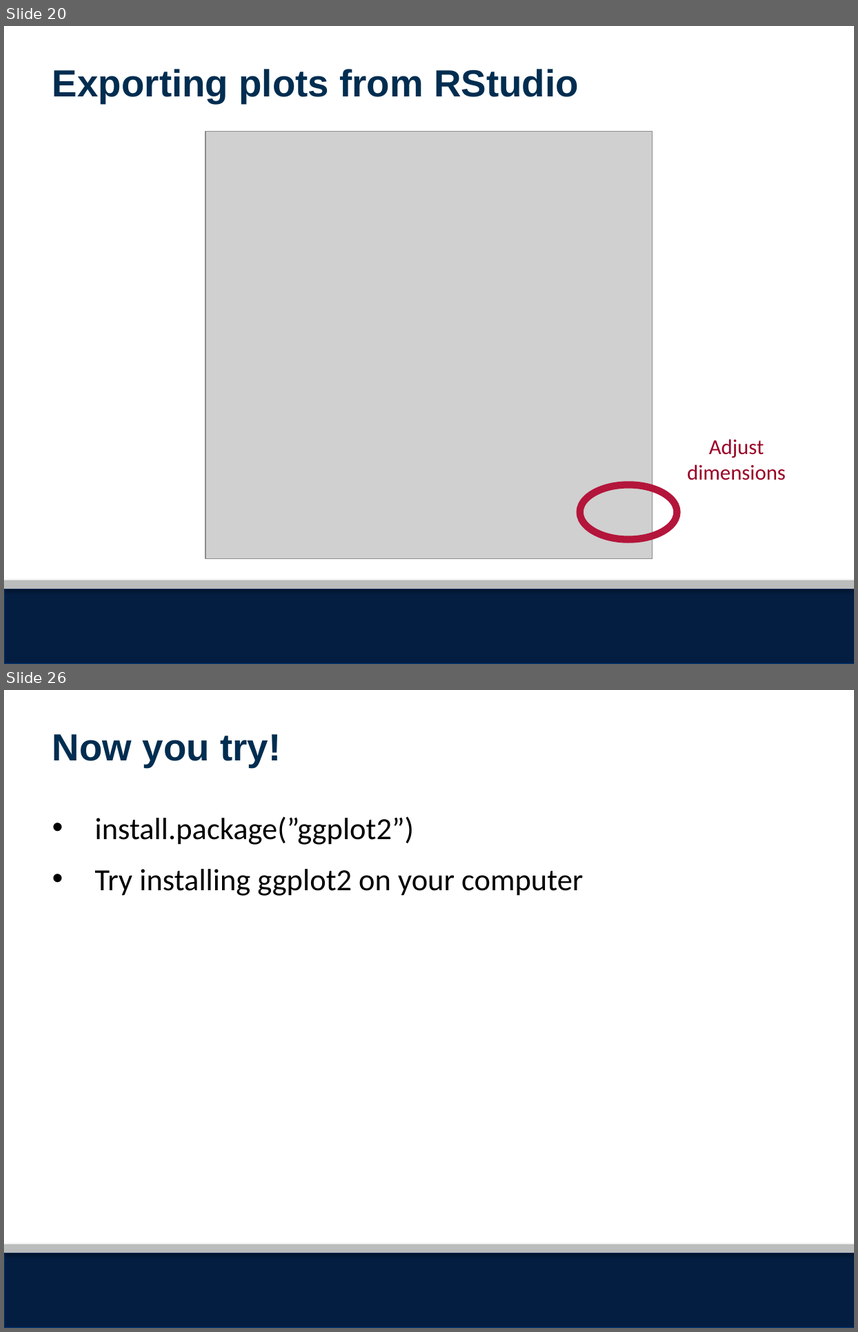
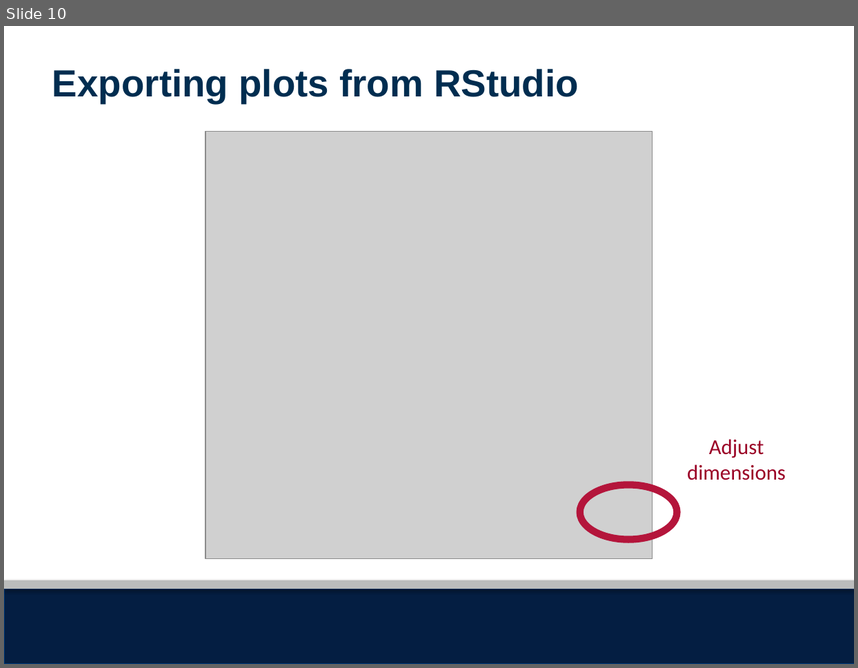
Before and after one commit to seaneff/data-science-basics-2023, a slide deck: day3/R Workshop Day 3 Slides.pptx. Shown one above the other, each under a label of ours: slides 20 and 26 before the commit, slide 10 after it; the slides between them are not shown. The pictures are 858x1332 and 858x668 pixels, drawn with LibreOffice and Linux fonts; fonts in the diff are those of the drawing; grey boxes stand for pictures; background and template pictures are left out. Boxes give left, top, right and bottom in pixels: in the first picture for what was removed or moved away, otherwise in the second. Text is boxed around its words. In the diff, an @@ line names an element or a change of style, - is before the commit and + after.

```diff
--- a/day3/R Workshop Day 3 Slides.pptx
+++ b/day3/R Workshop Day 3 Slides.pptx
@@ slide 26 removed at [4,690,854,1328], background #FFFFFF; not listed: 2 template elements that a slide beside it also shows @@
@@ text removed at [52,734,281,767] @@
-Now you try!
@@ text removed at [95,816,583,896] @@
-• install.package(”ggplot2”)
-• Try installing ggplot2 on your computer
@@ what was slide 20 is now slide 10 @@
```
Also in this commit, not shown: 1 slide added, 24 other slides removed, 4 other files.
